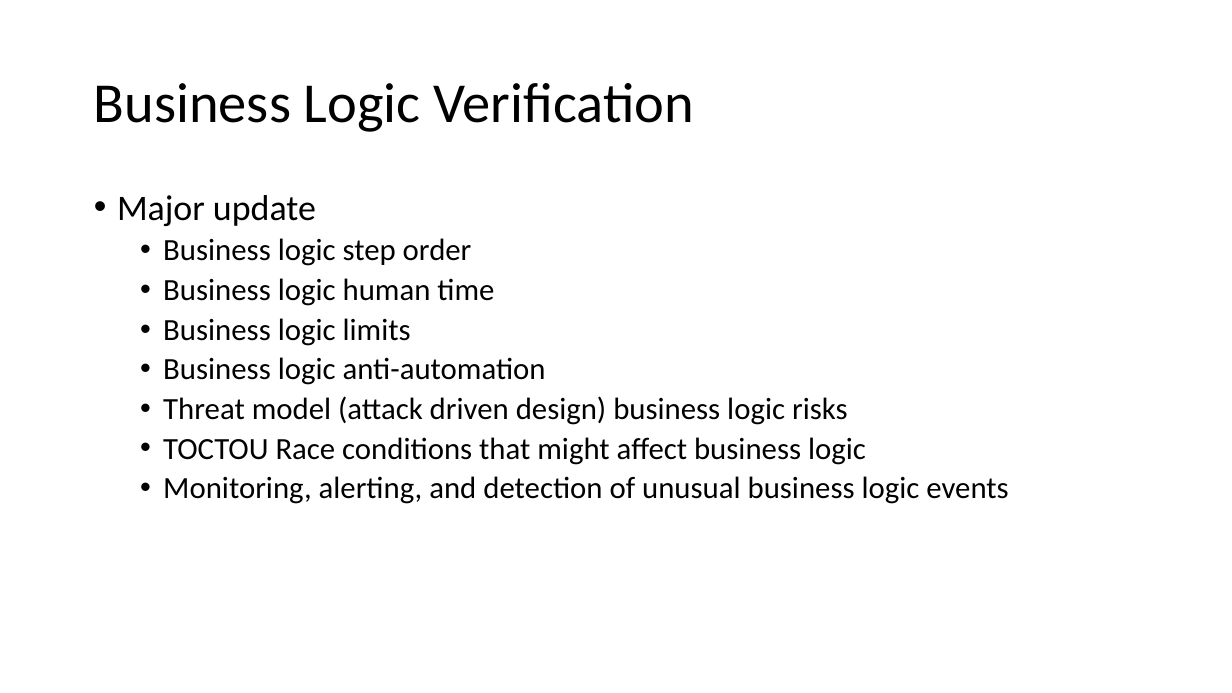
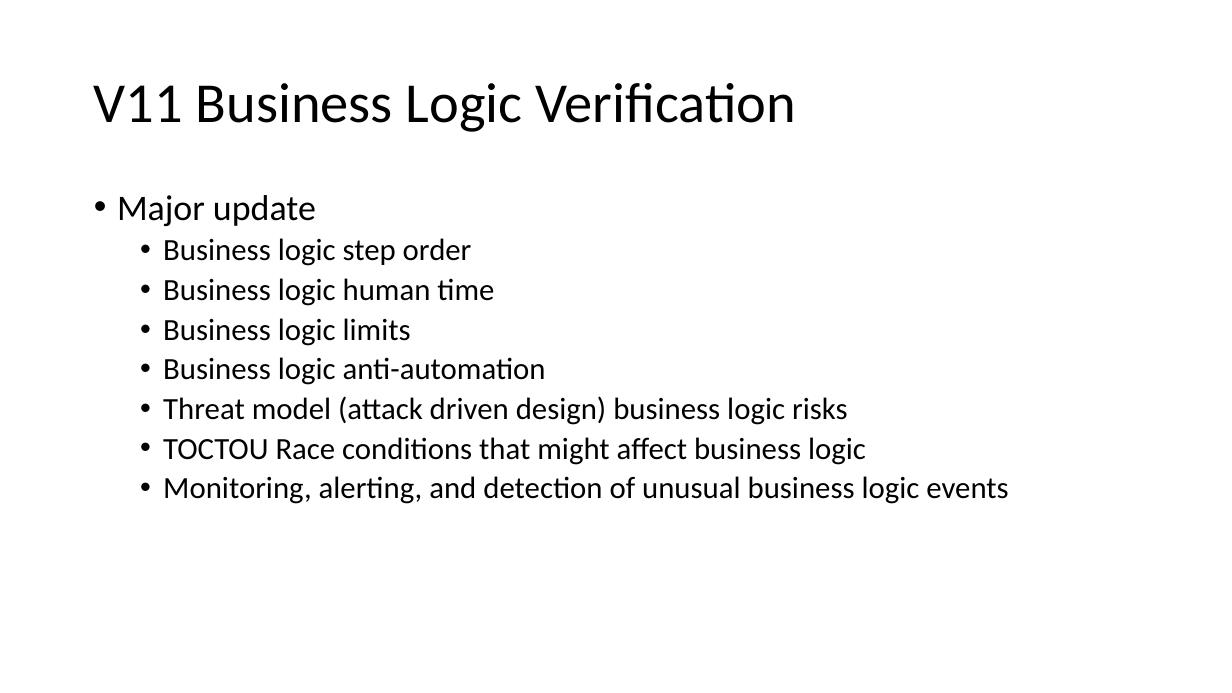
Before and after one commit to OWASP/ASVS, a slide deck: slide 25 of 4.0/presentations/NullCon 2019 ASVS 4.0 Release.pptx (slide 20 before the commit). Drawn at 1232x693 pixels with LibreOffice and Linux fonts; fonts in the diff are those of the drawing; background and template pictures are left out. Boxes give left, top, right and bottom in pixels: in the first picture for what was removed or moved away, otherwise in the second. Text is boxed around its words. In the diff, an @@ line names an element or a change of style, - is before the commit and + after.

```diff
--- a/4.0/presentations/NullCon 2019 ASVS 4.0 Release.pptx
+++ b/4.0/presentations/NullCon 2019 ASVS 4.0 Release.pptx
@@ title at [94, 83, 796, 132]: text changed @@
-Business Logic Verification
+V11 Business Logic Verification
```
Also in this commit, not shown: 9 other slides changed, 5 slides added.
